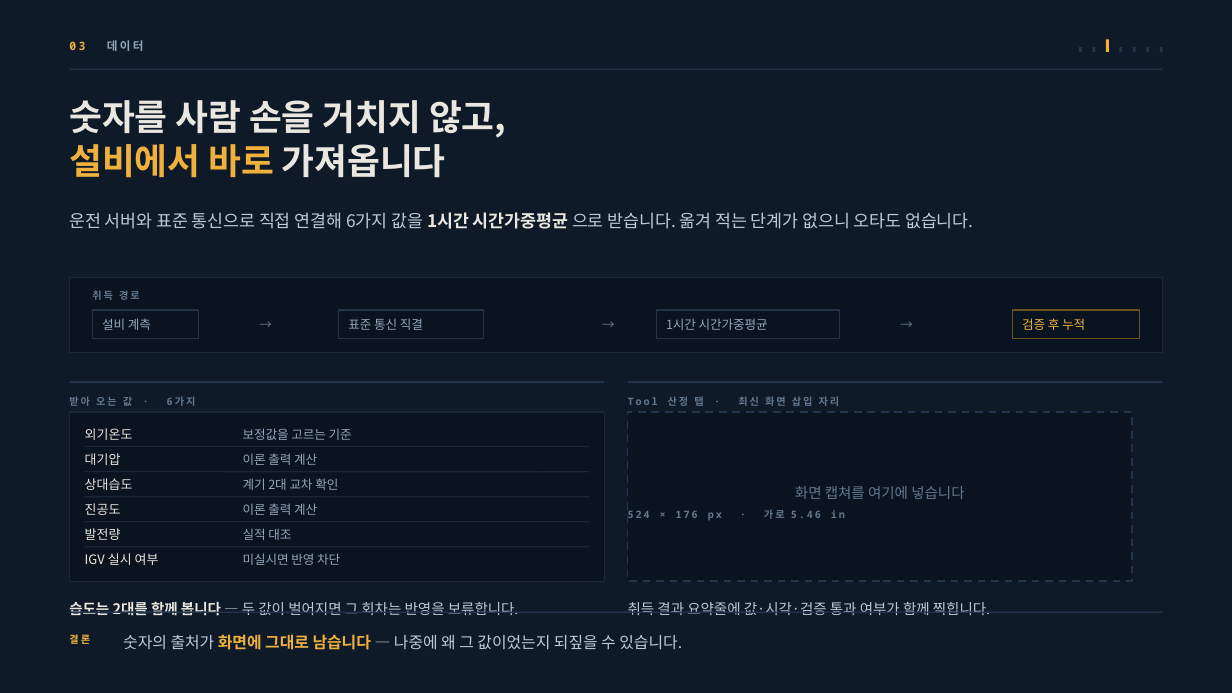
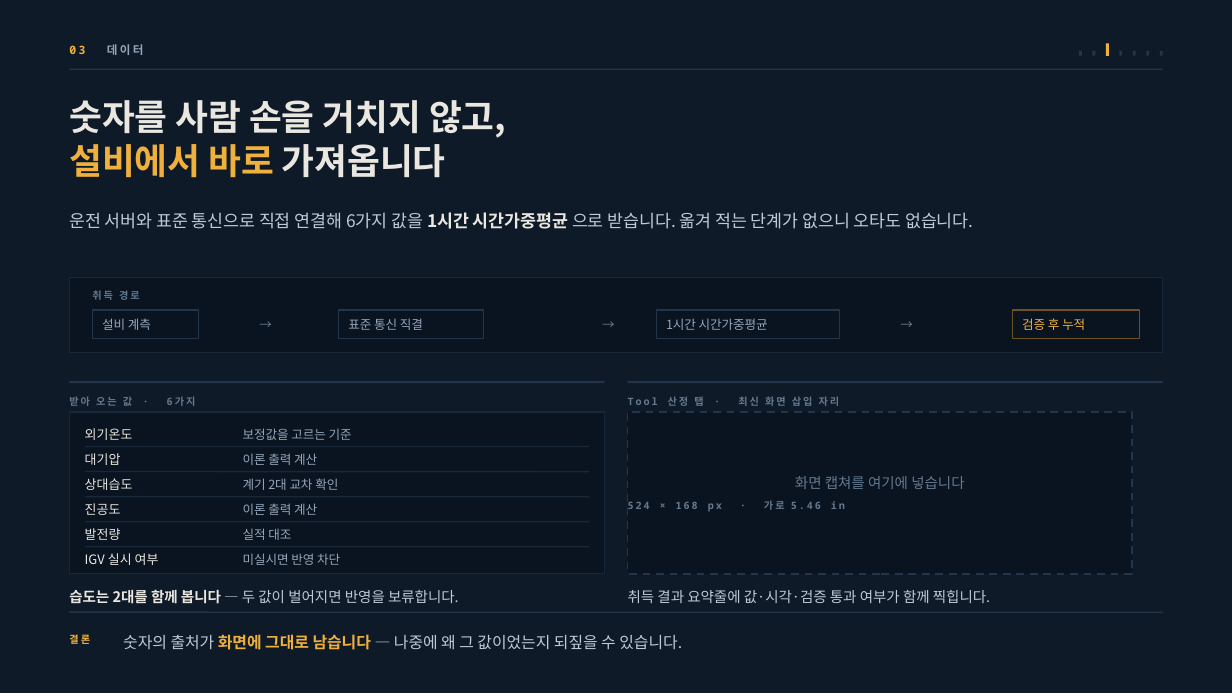
Before and after one commit to jooh-ai/Narae-AI, a slide deck: slide 6 of docs/ppt/위례_공급가능용량_최종발표.pptx. Drawn at 1232x693 pixels with LibreOffice and Linux fonts; fonts in the diff are those of the drawing. Boxes give left, top, right and bottom in pixels: in the first picture for what was removed or moved away, otherwise in the second. Text is boxed around its words. In the diff, an @@ line names an element or a change of style, - is before the commit and + after.

```diff
--- a/docs/ppt/위례_공급가능용량_최종발표.pptx
+++ b/docs/ppt/위례_공급가능용량_최종발표.pptx
@@ 6 rectangles, 1 text: place and size @@
-6 rectangles, 1 text at [69, 40, 1163, 52]
+6 rectangles, 1 text at [69, 44, 1163, 55]
@@ rectangle: place and size @@
-rectangle at [69, 412, 604, 581]
+rectangle at [69, 412, 604, 574]
@@ rectangle: place and size @@
-rectangle at [628, 412, 1132, 581]
+rectangle at [628, 412, 1132, 574]
@@ text "화면 캡쳐를 여기에 넣습니다": place and size @@
-text "화면 캡쳐를 여기에 넣습니다" at [795, 486, 964, 499]
+text "화면 캡쳐를 여기에 넣습니다" at [795, 476, 964, 489]
@@ text at [628, 500, 845, 511]: text changed @@
-524 × 176 px · 가로 5.46 in
+524 × 168 px · 가로 5.46 in
@@ text at [69, 590, 459, 604]: text changed @@
-습도는 2대를 함께 봅니다 — 두 값이 벌어지면 그 회차는 반영을 보류합니다.
+습도는 2대를 함께 봅니다 — 두 값이 벌어지면 반영을 보류합니다.
@@ text "취득 결과 요약줄에 값·시각·검증 통과 ...": place and size @@
-text "취득 결과 요약줄에 값·시각·검증 통과 ..." at [628, 602, 990, 615]
+text "취득 결과 요약줄에 값·시각·검증 통과 ..." at [628, 590, 990, 603]
```
Also in this commit, not shown: 14 other slides changed.
